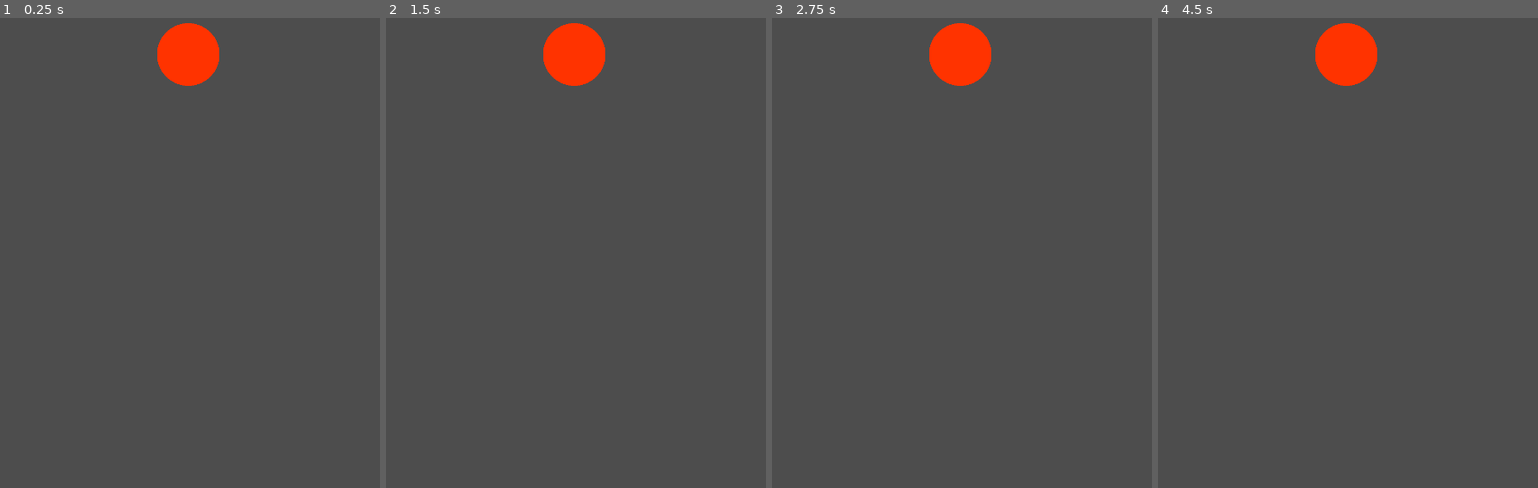
Above: before the commit, frames 1-4 (left to right).
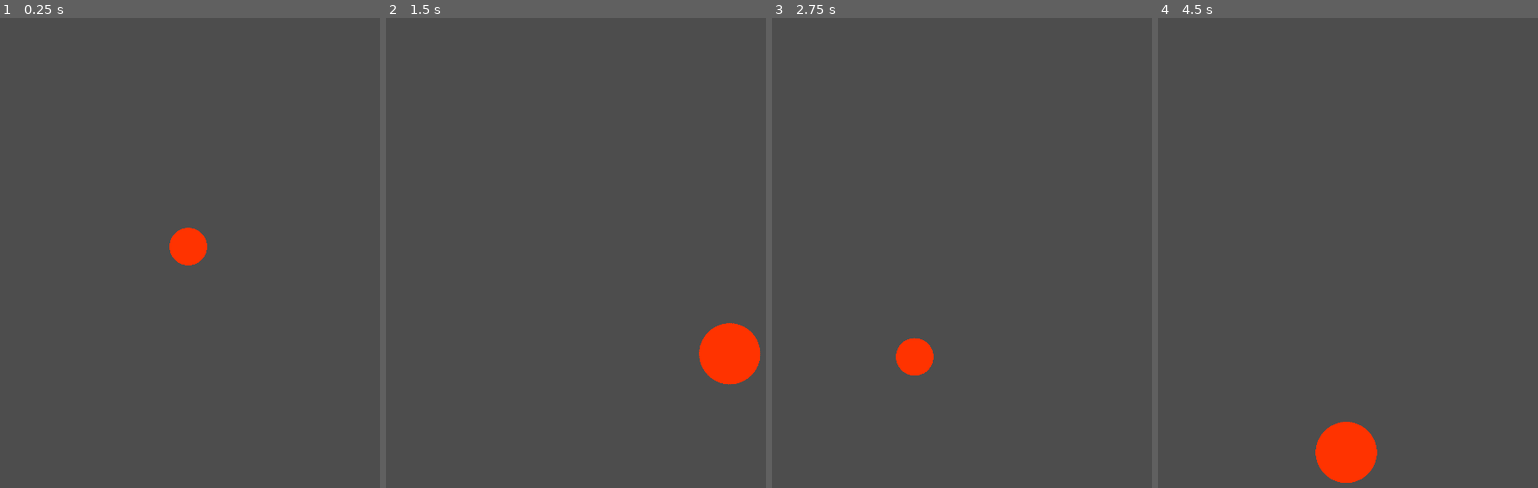
Above: after the commit, the same moments.

Repository: hackerkid27/virtual-conductor
Game: Godot game, scene res://scenes/four-beat-animation.tscn
Two runs of this game, one before a commit and one after it. Both use one fixed random seed, a clock stepped at 60 frames per second and the inputs below. The project has no main scene, so this scene is started directly.
Inputs:
- Up to frame 1 (0.25 s): no input
- Up to frame 2 (1.5 s): no input
- Up to frame 3 (2.75 s): no input
- Up to frame 4 (4.5 s): no input

The runs differ from the first frame. In frame 1, 2.4% of the frame differs, in the area x 41-58%, y 1-53%; in frame 2, 3.4%; in frame 3, 2.4%; in frame 4, 3.4%, in the area x 41-58%, y 1-99%.

Commit message:
Add files via upload

Diff:
--- a/app/scenes/four-beat-animation.tscn
+++ b/app/scenes/four-beat-animation.tscn
@@ -1,34 +1,6 @@
-[gd_scene load_steps=7 format=3 uid="uid://dxxv6kkhwakxh"]
+[gd_scene load_steps=6 format=3 uid="uid://dxxv6kkhwakxh"]
 
-[ext_resource type="Script" path="res://four_beat_animation.gd" id="1_hw6a8"]
 [ext_resource type="Texture2D" uid="uid://bndsg5lf3xcyf" path="res://assets/marker-orange.png" id="2_dxb8t"]
-
-[sub_resource type="Animation" id="Animation_qxmxa"]
-length = 0.001
-tracks/0/type = "value"
-tracks/0/imported = false
-tracks/0/enabled = true
-tracks/0/path = NodePath("AnimationPlayer/Path2D/PathFollow2D:progress_ratio")
-tracks/0/interp = 1
-tracks/0/loop_wrap = true
-tracks/0/keys = {
-"times": PackedFloat32Array(0),
-"transitions": PackedFloat32Array(1),
-"update": 0,
-"values": [0.284054]
-}
-tracks/1/type = "value"
-tracks/1/imported = false
-tracks/1/enabled = true
-tracks/1/path = NodePath("AnimationPlayer/Path2D/PathFollow2D/Sprite2D:scale")
-tracks/1/interp = 1
-tracks/1/loop_wrap = true
-tracks/1/keys = {
-"times": PackedFloat32Array(0),
-"transitions": PackedFloat32Array(1),
-"update": 0,
-"values": [Vector2(0.5, 0.5)]
-}
 
 [sub_resource type="Animation" id="Animation_56yrr"]
 resource_name = "conduct-4"
@@ -43,7 +15,7 @@
 tracks/0/loop_wrap = true
 tracks/0/keys = {
 "times": PackedFloat32Array(0, 0.5, 1, 1.5, 2),
-"transitions": PackedFloat32Array(2, 2, 2, 2, 2),
+"transitions": PackedFloat32Array(1, 1, 1, 1, 1),
 "update": 0,
 "values": [0.0, 0.284, 0.46, 0.7235, 1.0]
 }
@@ -55,16 +27,23 @@
 tracks/1/loop_wrap = true
 tracks/1/keys = {
 "times": PackedFloat32Array(0, 0.001, 0.5, 0.501, 1, 1.001, 1.5, 1.501, 2),
-"transitions": PackedFloat32Array(2, 2, 2, 2, 2, 2, 2, 2, 2),
+"transitions": PackedFloat32Array(1, 1, 1, 1, 1, 1, 1, 1, 1),
 "update": 0,
 "values": [Vector2(1, 1), Vector2(0.25, 0.25), Vector2(1, 1), Vector2(0.25, 0.25), Vector2(1, 1), Vector2(0.25, 0.25), Vector2(1, 1), Vector2(0.25, 0.25), Vector2(1, 1)]
 }
 
 [sub_resource type="AnimationLibrary" id="AnimationLibrary_juhm3"]
 _data = {
-"RESET": SubResource("Animation_qxmxa"),
 "conduct-4": SubResource("Animation_56yrr")
 }
+
+[sub_resource type="GDScript" id="GDScript_4yieb"]
+script/source = "extends AnimationPlayer
+
+
+func _ready() -> void:
+	current_animation = \"conduct-4\"
+"
 
 [sub_resource type="Curve2D" id="Curve2D_xtaor"]
 _data = {
@@ -76,15 +55,17 @@
 libraries = {
 "": SubResource("AnimationLibrary_juhm3")
 }
-script = ExtResource("1_hw6a8")
+script = SubResource("GDScript_4yieb")
 
 [node name="Path2D" type="Path2D" parent="."]
 curve = SubResource("Curve2D_xtaor")
 metadata/_edit_group_ = true
 
 [node name="PathFollow2D" type="PathFollow2D" parent="Path2D"]
-position = Vector2(540, 150)
-rotation = 1.5708
+position = Vector2(790.423, 1065.75)
+rotation = 0.407328
+progress = 2649.41
 
 [node name="Sprite2D" type="Sprite2D" parent="Path2D/PathFollow2D"]
+scale = Vector2(0.802962, 0.802962)
 texture = ExtResource("2_dxb8t")
--- /dev/null
+++ b/app/scenes/three-beat-animation.tscn
@@ -0,0 +1,59 @@
+[gd_scene load_steps=5 format=3 uid="uid://cnk8txajgffeb"]
+
+[ext_resource type="Texture2D" uid="uid://bndsg5lf3xcyf" path="res://assets/marker-orange.png" id="1_3jk4k"]
+
+[sub_resource type="Animation" id="Animation_a6nws"]
+resource_name = "conduct-3"
+length = 1.5
+loop_mode = 1
+step = 0.5
+tracks/0/type = "value"
+tracks/0/imported = false
+tracks/0/enabled = true
+tracks/0/path = NodePath("AnimationPlayer/Path2D/PathFollow2D:progress_ratio")
+tracks/0/interp = 1
+tracks/0/loop_wrap = true
+tracks/0/keys = {
+"times": PackedFloat32Array(0, 0.5, 1, 1.5),
+"transitions": PackedFloat32Array(1, 1, 1, 1),
+"update": 0,
+"values": [0.0, 0.3476, 0.605, 1.0]
+}
+tracks/1/type = "value"
+tracks/1/imported = false
+tracks/1/enabled = true
+tracks/1/path = NodePath("AnimationPlayer/Path2D/PathFollow2D/Sprite2D:scale")
+tracks/1/interp = 1
+tracks/1/loop_wrap = true
+tracks/1/keys = {
+"times": PackedFloat32Array(0, 0.001, 0.5, 0.501, 1, 1.001, 1.5),
+"transitions": PackedFloat32Array(1, 1, 1, 1, 1, 1, 1),
+"update": 0,
+"values": [Vector2(1, 1), Vector2(0.25, 0.25), Vector2(1, 1), Vector2(0.25, 0.25), Vector2(1, 1), Vector2(0.25, 0.25), Vector2(1, 1)]
+}
+
+[sub_resource type="AnimationLibrary" id="AnimationLibrary_un10h"]
+_data = {
+"conduct-3": SubResource("Animation_a6nws")
+}
+
+[sub_resource type="Curve2D" id="Curve2D_an2a6"]
+_data = {
+"points": PackedVector2Array(0, 0, 0, 0, 270, 150, 0, 0, 83.7183, -639.841, 270, 1300, -92.8674, 508.201, -334.528, 411.225, 810, 1100, 0, 0, 0, 0, 270, 150)
+}
+point_count = 4
+
+[node name="AnimationPlayer" type="AnimationPlayer"]
+libraries = {
+"": SubResource("AnimationLibrary_un10h")
+}
+
+[node name="Path2D" type="Path2D" parent="."]
+curve = SubResource("Curve2D_an2a6")
+
+[node name="PathFollow2D" type="PathFollow2D" parent="Path2D"]
+position = Vector2(270, 150)
+rotation = 1.5708
+
+[node name="Sprite2D" type="Sprite2D" parent="Path2D/PathFollow2D"]
+texture = ExtResource("1_3jk4k")
--- /dev/null
+++ b/app/scenes/two-beat-animation.tscn
@@ -0,0 +1,63 @@
+[gd_scene load_steps=6 format=3 uid="uid://ctddy6qgsvqnw"]
+
+[ext_resource type="Texture2D" uid="uid://bndsg5lf3xcyf" path="res://assets/marker-orange.png" id="1_g1k66"]
+
+[sub_resource type="Animation" id="Animation_170g2"]
+resource_name = "conduct-2"
+loop_mode = 1
+step = 0.25
+tracks/0/type = "value"
+tracks/0/imported = false
+tracks/0/enabled = true
+tracks/0/path = NodePath("AnimationPlayer/Path2D/PathFollow2D:progress_ratio")
+tracks/0/interp = 1
+tracks/0/loop_wrap = true
+tracks/0/keys = {
+"times": PackedFloat32Array(0, 0.5, 1),
+"transitions": PackedFloat32Array(1, 1, 1),
+"update": 0,
+"values": [0.41, 0.62, 0.41]
+}
+
+[sub_resource type="Animation" id="Animation_ry6mh"]
+length = 0.001
+tracks/0/type = "value"
+tracks/0/imported = false
+tracks/0/enabled = true
+tracks/0/path = NodePath("AnimationPlayer/Path2D/PathFollow2D:progress_ratio")
+tracks/0/interp = 1
+tracks/0/loop_wrap = true
+tracks/0/keys = {
+"times": PackedFloat32Array(0),
+"transitions": PackedFloat32Array(1),
+"update": 0,
+"values": [0.0]
+}
+
+[sub_resource type="AnimationLibrary" id="AnimationLibrary_7cdci"]
+_data = {
+"RESET": SubResource("Animation_ry6mh"),
+"conduct-2": SubResource("Animation_170g2")
+}
+
+[sub_resource type="Curve2D" id="Curve2D_up634"]
+_data = {
+"points": PackedVector2Array(0, 0, 0, 0, 200, 150, -555.293, 800.904, -560.633, 448.506, 880, 1000, 0, 0, 0, 0, 200, 150)
+}
+point_count = 3
+
+[node name="AnimationPlayer" type="AnimationPlayer"]
+libraries = {
+"": SubResource("AnimationLibrary_7cdci")
+}
+
+[node name="Path2D" type="Path2D" parent="."]
+curve = SubResource("Curve2D_up634")
+
+[node name="PathFollow2D" type="PathFollow2D" parent="Path2D"]
+position = Vector2(631.263, 1216.32)
+rotation = -0.194012
+progress = 1231.75
+
+[node name="Sprite2D" type="Sprite2D" parent="Path2D/PathFollow2D"]
+texture = ExtResource("1_g1k66")
--- a/app/scripts/four_beat_animation.gd
+++ b/app/scripts/four_beat_animation.gd
@@ -1,7 +1,11 @@
-@tool
 extends AnimationPlayer
 
 
-func run(bpm: int) -> void:
-	speed_scale = bpm/120
-	play("conduct-4")
+# Called when the node enters the scene tree for the first time.
+func _ready() -> void:
+	pass # Replace with function body.
+
+
+# Called every frame. 'delta' is the elapsed time since the previous frame.
+func _process(delta: float) -> void:
+	pass
